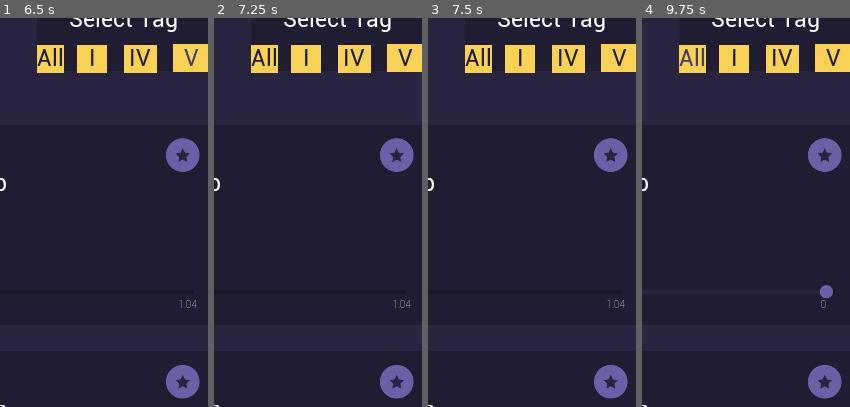
Above: before the commit, frames 1-4 (left to right).
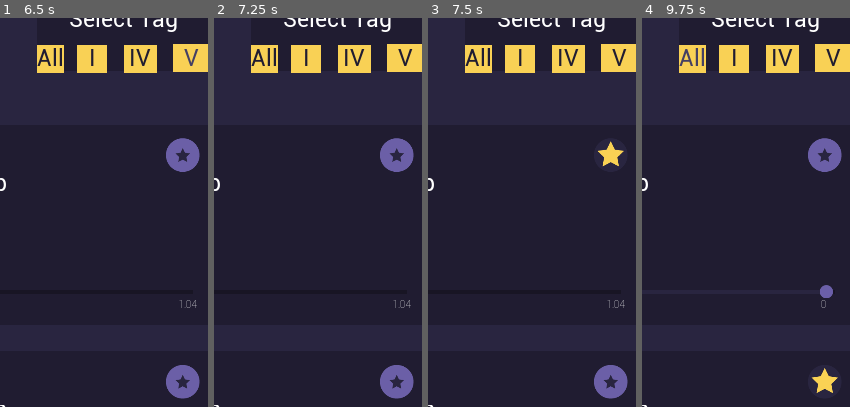
Above: after the commit, the same moments.

Repository: davifoox/harmonica-app
Game: Godot game, scene res://Main.tscn
Two runs of this game, one before a commit and one after it. Both use one fixed random seed, a clock stepped at 60 frames per second and the inputs below. Sound files missing from this copy of the repository are replaced by a short silence.
Inputs (mouse positions are % of the whole screen's width and height, from its top left):
- Up to frame 1 (6.5 s): click (22, 37) at 0.52 s; click (22, 37) at 1.27 s; click "+" at 2 s; click "-" at 2.75 s; click "All" at 3.5 s; click "I" at 4.25 s; click "IV" at 5 s; click "V" at 5.75 s
- Up to frame 2 (7.25 s): click (10, 37) at 6.52 s
- Up to frame 3 (7.5 s): click (92, 20) at 7.27 s
- Up to frame 4 (9.75 s): click "+" at 8 s; click "-" at 8.75 s; click "All" at 9.5 s
The pictures show only the part of the screen within x 48-98%, y 2-52%; the shares and areas given below are measured in that part.

Frames 1-2 are identical in both runs. In frame 3, 1.1% of the frame differs, in the area x 79-97%, y 30-40%; in frame 4, 1.1%, in the area x 79-97%, y 89-98%.

Commit message:
add - star toggle

Diff:
--- a/licks/Lick.gd
+++ b/licks/Lick.gd
@@ -84,4 +84,5 @@
 	time_left_label.text = str(Util.convert_to_number_with_2_decimals(lick_length))
 
 func _on_StarButton_pressed(button_name) -> void:
+	#TODO: adicionar func de favoritar lick
 	print("FAVORITE THIS LICK")
--- a/licks/Lick.tscn
+++ b/licks/Lick.tscn
@@ -129,6 +129,7 @@
 margin_top = 32.0
 margin_right = -22.0
 margin_bottom = 114.0
+toggle_mode = true
 texture_normal = ExtResource( 8 )
 texture_pressed = ExtResource( 9 )
 
